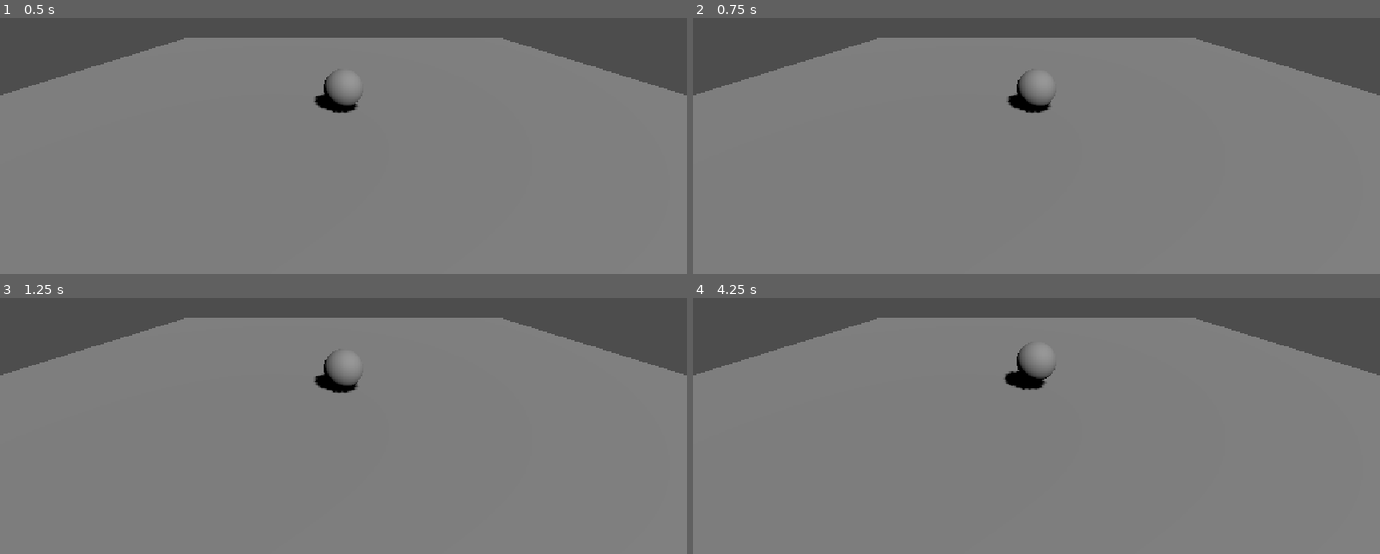
Above: before the commit, frames 1-4 (two rows, left to right).
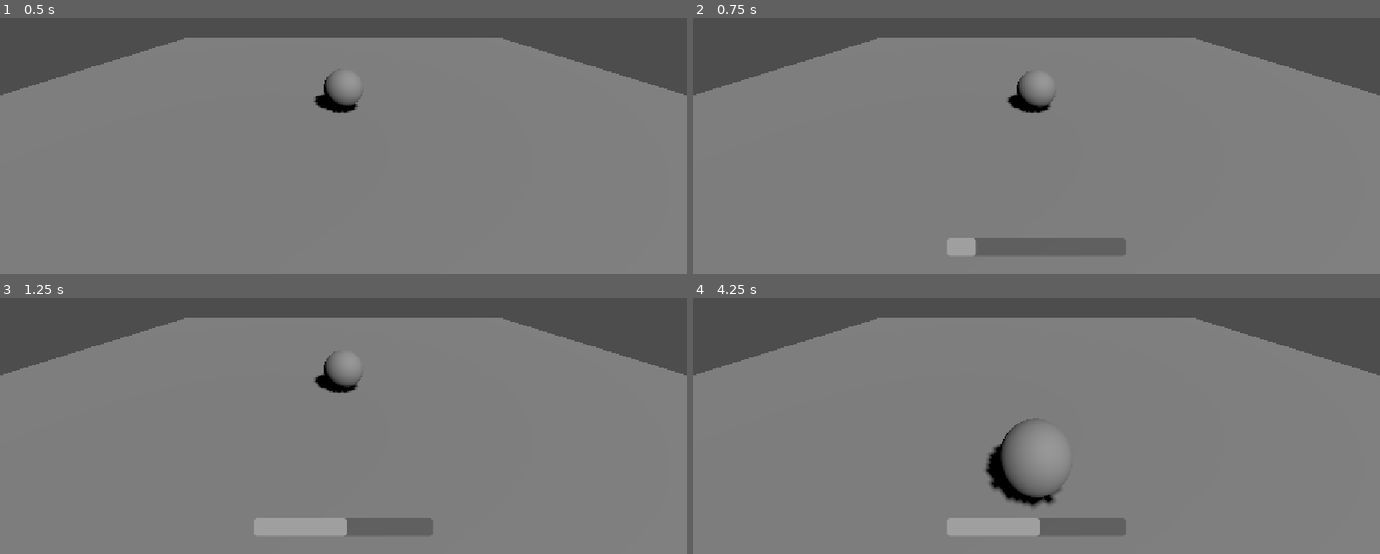
Above: after the commit, the same moments.

Repository: fairuz-anadi/Final-Kick
Game: Godot game, scene res://scenes/main.tscn
Same seed, same stepped clock (60 frames per second), same inputs: the game is played once before the commit and once after it.
Inputs (mouse positions are in pixels of both pictures, inside the frame that each line leads up to):
- Up to frame 1 (0.5 s): no input
- Up to frame 2 (0.75 s): tap Enter at 0.5 s; move the mouse to (1187, 61) at 0.52 s; hold Right (scrub_forward) from 0.53 s (still down); hold Space (kick) from 0.53 s (still down)
- Up to frame 3 (1.25 s): keep holding Right (scrub_forward); keep holding Space (kick); tap R (rewind) at 0.8 s
- Up to frame 4 (4.25 s): move the mouse to (899, 379) at 1.27 s; release Right (scrub_forward) at 1.28 s; release Space (kick) at 1.28 s; hold Left (scrub_back) 1.28-2.03 s; tap R (rewind) at 1.35, 2.3, 2.85, 3.8 s; tap Space (kick) at 1.55, 3.05 s; move the mouse to (outside the picture) at 2.02 s; hold Space (kick) 2.03-2.78 s; hold Right (scrub_forward) 2.03-3.53 s; move the mouse to (1002, 438) at 2.77 s; move the mouse to (1242, 418) at 3.52 s; hold Left (scrub_back) from 3.53 s (still down); hold Space (kick) from 3.53 s (still down)

Frame 1 is identical in both runs. In frame 2, 1.8% of the frame differs, in the area x 37-63%, y 20-93%; in frame 3, 1.8%; in frame 4, 3.6%, in the area x 37-63%, y 18-93%.

Commit message:
gear, vial, grid trigger scripts with greybox testing

Diff:
--- a/project.godot
+++ b/project.godot
@@ -14,6 +14,11 @@
 run/main_scene="res://scenes/main.tscn"
 config/features=PackedStringArray("4.7", "Forward Plus")
 config/icon="res://icon.svg"
+
+[display]
+
+window/stretch/mode="canvas_items"
+window/stretch/aspect="expand"
 
 [input]
 
@@ -38,11 +43,6 @@
 ]
 }
 
-[display]
-
-window/stretch/mode="canvas_items"
-window/stretch/aspect="expand"
-
 [physics]
 
 3d/physics_engine="Jolt Physics"
--- /dev/null
+++ b/scenes/greybox_test_room.tscn
@@ -0,0 +1,166 @@
+[gd_scene load_steps=18 format=3]
+
+[ext_resource type="Script" path="res://scripts/gear.gd" id="1"]
+[ext_resource type="Script" path="res://scripts/vial.gd" id="2"]
+[ext_resource type="Script" path="res://scripts/grid_node.gd" id="3"]
+[ext_resource type="Script" path="res://scripts/ball.gd" id="4"]
+[ext_resource type="Script" path="res://scripts/power_bar.gd" id="5"]
+
+[sub_resource type="StandardMaterial3D" id="StandardMaterial3D_greybox"]
+albedo_color = Color(0.8, 0.8, 0.8, 1)
+
+[sub_resource type="SphereShape3D" id="SphereShape3D_ball"]
+radius = 0.5
+
+[sub_resource type="SphereMesh" id="SphereMesh_ball"]
+radius = 0.5
+height = 1.0
+
+[sub_resource type="PhysicsMaterial" id="PhysicsMaterial_ball"]
+friction = 0.3
+bounce = 0.2
+
+[sub_resource type="BoxShape3D" id="BoxShape3D_floor"]
+size = Vector3(10, 0.2, 10)
+
+[sub_resource type="BoxMesh" id="BoxMesh_floor"]
+size = Vector3(10, 0.2, 10)
+
+[sub_resource type="CylinderShape3D" id="CylinderShape3D_gear"]
+radius = 0.5
+height = 1.0
+
+[sub_resource type="CylinderMesh" id="CylinderMesh_gear"]
+top_radius = 0.5
+bottom_radius = 0.5
+height = 1.0
+
+[sub_resource type="BoxShape3D" id="BoxShape3D_vial"]
+size = Vector3(0.3, 0.5, 0.3)
+
+[sub_resource type="BoxMesh" id="BoxMesh_vial"]
+size = Vector3(0.3, 0.5, 0.3)
+
+[sub_resource type="BoxShape3D" id="BoxShape3D_wire"]
+size = Vector3(1.2, 1.0, 0.05)
+
+[sub_resource type="BoxMesh" id="BoxMesh_wire"]
+size = Vector3(1.2, 1.0, 0.05)
+
+[node name="GreyboxTestRoom" type="Node3D"]
+editor_description = "PLACEHOLDER greybox scene for trigger-logic testing. Every mesh here (gear/vial/wire node) is a plain gray stand-in — none of this is final art, swap freely."
+
+[node name="DirectionalLight3D" type="DirectionalLight3D" parent="."]
+transform = Transform3D(0.8, -0.4, 0.4, 0, 0.7, 0.7, -0.6, -0.6, 0.6, 0, 5, 0)
+shadow_enabled = true
+
+[node name="Camera3D" type="Camera3D" parent="."]
+transform = Transform3D(1, 0, 0, 0, 0.94, 0.34, 0, -0.34, 0.94, 1, 7, 12)
+current = true
+
+[node name="Ball" type="RigidBody3D" parent="."]
+transform = Transform3D(1, 0, 0, 0, 1, 0, 0, 0, 1, -2, 1, 4)
+mass = 0.45
+physics_material_override = SubResource("PhysicsMaterial_ball")
+script = ExtResource("4")
+
+[node name="MeshInstance3D" type="MeshInstance3D" parent="Ball"]
+mesh = SubResource("SphereMesh_ball")
+
+[node name="CollisionShape3D" type="CollisionShape3D" parent="Ball"]
+shape = SubResource("SphereShape3D_ball")
+
+[node name="UI" type="CanvasLayer" parent="."]
+
+[node name="PowerBar" type="ProgressBar" parent="UI"]
+visible = false
+anchors_preset = 8
+anchor_left = 0.5
+anchor_top = 1.0
+anchor_right = 0.5
+anchor_bottom = 1.0
+offset_left = -150.0
+offset_top = -60.0
+offset_right = 150.0
+offset_bottom = -30.0
+grow_horizontal = 2
+grow_vertical = 0
+max_value = 100.0
+show_percentage = false
+script = ExtResource("5")
+
+[node name="Floor" type="StaticBody3D" parent="."]
+editor_description = "PLACEHOLDER floor — plain greybox ground plane."
+
+[node name="MeshInstance3D" type="MeshInstance3D" parent="Floor"]
+mesh = SubResource("BoxMesh_floor")
+surface_material_override/0 = SubResource("StandardMaterial3D_greybox")
+
+[node name="CollisionShape3D" type="CollisionShape3D" parent="Floor"]
+shape = SubResource("BoxShape3D_floor")
+
+[node name="Gear" type="RigidBody3D" parent="."]
+transform = Transform3D(1, 0, 0, 0, 1, 0, 0, 0, 1, -3, 0.6, 0)
+editor_description = "Greybox gear — plain gray cylinder. Interlocked with Gear2 to test spin-chain propagation."
+script = ExtResource("1")
+connected_gears = Array[NodePath]([NodePath("../Gear2")])
+
+[node name="MeshInstance3D" type="MeshInstance3D" parent="Gear"]
+mesh = SubResource("CylinderMesh_gear")
+surface_material_override/0 = SubResource("StandardMaterial3D_greybox")
+
+[node name="CollisionShape3D" type="CollisionShape3D" parent="Gear"]
+shape = SubResource("CylinderShape3D_gear")
+
+[node name="Gear2" type="RigidBody3D" parent="."]
+transform = Transform3D(1, 0, 0, 0, 1, 0, 0, 0, 1, -2, 0.6, 0)
+editor_description = "Greybox gear — plain gray cylinder. Interlocked with Gear to test spin-chain propagation."
+script = ExtResource("1")
+connected_gears = Array[NodePath]([NodePath("../Gear")])
+
+[node name="MeshInstance3D" type="MeshInstance3D" parent="Gear2"]
+mesh = SubResource("CylinderMesh_gear")
+surface_material_override/0 = SubResource("StandardMaterial3D_greybox")
+
+[node name="CollisionShape3D" type="CollisionShape3D" parent="Gear2"]
+shape = SubResource("CylinderShape3D_gear")
+
+[node name="Vial" type="Area3D" parent="."]
+transform = Transform3D(1, 0, 0, 0, 1, 0, 0, 0, 1, 0, 0.35, 0)
+editor_description = "Greybox vial — plain box. Explodes for real (impulse + placeholder flash) when hit hard enough."
+script = ExtResource("2")
+
+[node name="MeshInstance3D" type="MeshInstance3D" parent="Vial"]
+mesh = SubResource("BoxMesh_vial")
+surface_material_override/0 = SubResource("StandardMaterial3D_greybox")
+
+[node name="CollisionShape3D" type="CollisionShape3D" parent="Vial"]
+shape = SubResource("BoxShape3D_vial")
+
+[node name="WireNode" type="Area3D" parent="."]
+transform = Transform3D(1, 0, 0, 0, 1, 0, 0, 0, 1, 3, 0.6, 0)
+editor_description = "Greybox grid node — plain flat panel. Chained to WireNode2 to test surge propagation."
+script = ExtResource("3")
+connected_nodes = Array[NodePath]([NodePath("../WireNode2")])
+
+[node name="MeshInstance3D" type="MeshInstance3D" parent="WireNode"]
+mesh = SubResource("BoxMesh_wire")
+surface_material_override/0 = SubResource("StandardMaterial3D_greybox")
+
+[node name="CollisionShape3D" type="CollisionShape3D" parent="WireNode"]
+shape = SubResource("BoxShape3D_wire")
+
+[node name="WireNode2" type="Area3D" parent="."]
+transform = Transform3D(1, 0, 0, 0, 1, 0, 0, 0, 1, 4.5, 0.6, 0)
+editor_description = "Greybox grid node — plain flat panel. End of the chain: its surge triggers the Vial."
+script = ExtResource("3")
+
+[node name="MeshInstance3D" type="MeshInstance3D" parent="WireNode2"]
+mesh = SubResource("BoxMesh_wire")
+surface_material_override/0 = SubResource("StandardMaterial3D_greybox")
+
+[node name="CollisionShape3D" type="CollisionShape3D" parent="WireNode2"]
+shape = SubResource("BoxShape3D_wire")
+
+[connection signal="spun" from="Gear2" to="WireNode" method="trigger"]
+[connection signal="surged" from="WireNode2" to="Vial" method="trigger"]
--- a/scripts/ball.gd
+++ b/scripts/ball.gd
@@ -1,85 +1,100 @@
 extends RigidBody3D
 
+# --- Kick tuning ---
 @export var min_impulse: float = 4.0
 @export var max_impulse: float = 13.5
 @export var max_charge_time: float = 1.2
 @export var kick_height_ratio: float = 0.4
 
-@export var max_history_frames: int = 600
-@export var mouse_scrub_speed: float = 0.5
-@export var key_scrub_speed: float = 30.0
+# --- Rewind/scrub tuning ---
+@export var max_history_frames: int = 600  # ~10s of history at 60 physics fps
+@export var scrub_speed: float = 30.0      # history frames stepped per second while scrubbing
 
 var charging: bool = false
 var charge_time: float = 0.0
 var charge_ratio: float = 0.0
 
+# Recorded (position, rotation) pairs, oldest first, capped at max_history_frames.
+# This recording/scrub pattern is ball-specific for now but is written to be
+# straightforward to lift into a shared component if other objects need it too.
 var history: Array[Dictionary] = []
+
 var is_scrubbing: bool = false
-var scrub_index: float = 0.0
-var _mouse_scrub_delta: float = 0.0
+var scrub_index: float = 0.0  # float so scrub_speed can advance by fractional frames per tick
 
 @onready var camera: Camera3D = get_viewport().get_camera_3d()
 
+# Debug: confirms these key events are actually reaching Godot at all, since
+# nothing in the scrub system responds if they aren't. Fires once per key-down
+# (not every physics frame) so the console stays readable.
 func _input(event: InputEvent) -> void:
-	if is_scrubbing and event is InputEventMouseMotion and Input.is_action_pressed("rewind"):
-		_mouse_scrub_delta += event.relative.x
+	if event is InputEventKey and event.pressed and not event.echo:
+		if event.physical_keycode == KEY_R:
+			print("DEBUG input: R pressed")
+		elif event.physical_keycode == KEY_LEFT:
+			print("DEBUG input: Left arrow pressed")
+		elif event.physical_keycode == KEY_RIGHT:
+			print("DEBUG input: Right arrow pressed")
 
 func _physics_process(delta: float) -> void:
-	if is_scrubbing or _wants_to_scrub():
-		_update_scrub(delta)
+	# Raw keycodes instead of Input Map actions: the "rewind"/"scrub_*" actions
+	# are registered in InputMap but weren't responding to key presses in-game,
+	# so we read the keys directly — no Input Map entry required either way.
+	if Input.is_key_pressed(KEY_R):
+		_scrub(delta)
 		return
+
+	if is_scrubbing:
+		_exit_scrub()
 
 	_process_kick(delta)
 	_record_frame()
 
-func _wants_to_scrub() -> bool:
-	return not history.is_empty() and (
-		Input.is_action_pressed("rewind")
-		or Input.is_action_pressed("scrub_back")
-		or Input.is_action_pressed("scrub_forward")
-	)
+# --- Recording (always running, even outside scrub mode) ---
 
-func _update_scrub(delta: float) -> void:
+func _record_frame() -> void:
+	history.append({"position": global_position, "rotation": global_transform.basis})
+	if history.size() > max_history_frames:
+		history.pop_front()  # drop the oldest frame once the buffer is full
+
+# --- Scrub mode: held R pauses kicking; Left/Right arrows move through history ---
+
+func _scrub(delta: float) -> void:
+	if history.is_empty():
+		return
+
 	if not is_scrubbing:
-		# Freeze the body so gravity/velocity can't fight the scrubbed transform.
-		is_scrubbing = true
-		scrub_index = history.size() - 1
-		freeze = true
-		linear_velocity = Vector3.ZERO
-		angular_velocity = Vector3.ZERO
+		_enter_scrub()
 
-	if Input.is_action_pressed("scrub_back"):
-		scrub_index -= key_scrub_speed * delta
-	if Input.is_action_pressed("scrub_forward"):
-		scrub_index += key_scrub_speed * delta
-	if Input.is_action_pressed("rewind"):
-		scrub_index += _mouse_scrub_delta * mouse_scrub_speed
-	_mouse_scrub_delta = 0.0
+	if Input.is_key_pressed(KEY_LEFT):
+		scrub_index -= scrub_speed * delta
+	if Input.is_key_pressed(KEY_RIGHT):
+		scrub_index += scrub_speed * delta
+	scrub_index = clamp(scrub_index, 0, history.size() - 1)
 
-	scrub_index = clamp(scrub_index, 0, history.size() - 1)
-	_apply_scrub_frame(int(round(scrub_index)))
-
-	if not _wants_to_scrub():
-		_exit_scrub()
-
-func _apply_scrub_frame(index: int) -> void:
-	var frame: Dictionary = history[index]
+	# Teleport directly to the recorded frame rather than nudging with forces,
+	# so scrubbing looks like true rewind/fast-forward rather than a shove.
+	var frame: Dictionary = history[int(round(scrub_index))]
 	global_transform = Transform3D(frame["rotation"], frame["position"])
 
+func _enter_scrub() -> void:
+	# Freeze physics so gravity/velocity can't fight the teleported transform.
+	is_scrubbing = true
+	scrub_index = history.size() - 1
+	freeze = true
+	linear_velocity = Vector3.ZERO
+	angular_velocity = Vector3.ZERO
+
 func _exit_scrub() -> void:
-	# Resume live sim from the scrubbed frame; drop recorded frames after it
-	# so a later scrub can't replay a future that no longer happened.
+	# Resume live simulation from wherever the scrub was left — that point
+	# becomes the new "present," so any frames recorded after it are now a
+	# future that never happened and get dropped.
 	var index := int(round(scrub_index))
 	history = history.slice(0, index + 1)
 	is_scrubbing = false
 	freeze = false
-	linear_velocity = Vector3.ZERO
-	angular_velocity = Vector3.ZERO
 
-func _record_frame() -> void:
-	history.append({"position": global_position, "rotation": global_transform.basis})
-	if history.size() > max_history_frames:
-		history.pop_front()
+# --- Kick (paused entirely while scrub mode is active) ---
 
 func _process_kick(delta: float) -> void:
 	if Input.is_action_just_pressed("kick"):
--- /dev/null
+++ b/scripts/gear.gd
@@ -0,0 +1,78 @@
+extends RigidBody3D
+class_name Gear
+## Reusable "interlocking gear" component. Attach to any gear-shaped mesh
+## (with its own CollisionShape3D) to make it spin from physical impacts and
+## pass that spin along to gears wired up in `connected_gears`.
+##
+## The gear stays fixed in place — frozen + kinematic — so it never falls or
+## gets pushed around; the only thing that ever changes is its own rotation.
+##
+## Emits `spun` whenever momentum is added (direct hit or via a connected
+## gear), so something downstream (e.g. a GridNode) can react without this
+## script needing to know what that is — connect the signal in the scene.
+
+signal spun(source: Node3D)
+
+@export var spin_axis: Vector3 = Vector3.UP  # local axis this gear spins around
+@export var moment_of_inertia: float = 0.5   # resistance to spin-up; higher = harder to start spinning
+@export var spin_damping: float = 0.6        # spin bleeds off at this rate (per second) so it settles
+@export var min_impact_impulse: float = 0.5  # impacts weaker than this are ignored (filters resting-contact noise)
+@export var external_trigger_spin: float = 3.0  # angular impulse used by trigger(), for non-physical activation
+
+# Other Gear nodes physically meshed with this one. On any impact (direct or
+# received), each connected gear gets driven the opposite way — like real teeth.
+@export var connected_gears: Array[NodePath] = []
+
+var _spin: float = 0.0  # current signed angular speed (rad/sec) around spin_axis
+
+func _ready() -> void:
+	freeze = true
+	freeze_mode = RigidBody3D.FREEZE_MODE_KINEMATIC
+	contact_monitor = true
+	max_contacts_reported = 8
+
+func _integrate_forces(state: PhysicsDirectBodyState3D) -> void:
+	for i in state.get_contact_count():
+		var impulse: Vector3 = state.get_contact_impulse(i)
+		if impulse.length() < min_impact_impulse:
+			continue
+		var contact_offset: Vector3 = state.get_contact_local_position(i) - global_position
+		_apply_impact(contact_offset, impulse)
+
+func _physics_process(delta: float) -> void:
+	if absf(_spin) > 0.001:
+		rotate(spin_axis.normalized(), _spin * delta)
+	_spin = lerp(_spin, 0.0, clamp(spin_damping * delta, 0.0, 1.0))
+
+func _apply_impact(contact_offset: Vector3, impulse: Vector3) -> void:
+	# Torque = r x J; only the component along our own spin axis matters, so
+	# where you hit the gear (not just how hard) determines spin direction.
+	var torque: Vector3 = contact_offset.cross(impulse)
+	var angular_impulse: float = torque.dot(spin_axis.normalized())
+	if absf(angular_impulse) < 0.001:
+		return
+	_receive_spin(angular_impulse, [self])
+
+func receive_meshed_spin(angular_impulse: float, visited: Array) -> void:
+	_receive_spin(angular_impulse, visited)
+
+func apply_external_spin(angular_impulse: float) -> void:
+	_receive_spin(angular_impulse, [self])
+
+# Generic hook so other trigger types (e.g. a GridNode's `surged` signal) can
+# spin this gear without a physical impact — matches the same trigger(source)
+# shape as GridNode/Vial so any of the three can be wired interchangeably.
+func trigger(_source: Node3D = null) -> void:
+	apply_external_spin(external_trigger_spin)
+
+func _receive_spin(angular_impulse: float, visited: Array) -> void:
+	_spin += angular_impulse / moment_of_inertia
+	spun.emit(self)
+	for path in connected_gears:
+		var neighbor: Node = get_node_or_null(path)
+		if neighbor == null or not (neighbor is Gear) or neighbor in visited:
+			continue
+		visited.append(neighbor)
+		# visited (not just "who sent this") guards against infinite loops if
+		# gears are ever wired into a closed ring rather than a simple chain.
+		(neighbor as Gear).receive_meshed_spin(-angular_impulse, visited)
--- /dev/null
+++ b/scripts/grid_node.gd
@@ -0,0 +1,77 @@
+extends Area3D
+class_name GridNode
+## Reusable "electric grid/wire" trigger node. Attach to any wire/grid-shaped
+## mesh with its own CollisionShape3D. Contact (or an external trigger() call)
+## makes it flash briefly and sends a surge along `connected_nodes` — other
+## GridNodes chained the same way gears mesh together (see gear.gd).
+##
+## To make something *different* react (a Vial exploding, a Gear spinning),
+## don't hardcode that here — connect this node's `surged` signal to whatever
+## public method that object exposes (e.g. Vial.detonate, Gear.apply_external_spin).
+## That keeps this script from needing to know about any other object type.
+
+signal surged(source: Node3D)
+
+@export var connected_nodes: Array[NodePath] = []
+@export var flash_color: Color = Color(1.0, 0.95, 0.4)  # bright "electric" flash
+@export var flash_duration: float = 0.2
+@export var retrigger_cooldown: float = 0.5  # ignore new contacts for this long after firing
+
+var _base_material: StandardMaterial3D
+var _cooldown_remaining: float = 0.0
+
+func _ready() -> void:
+	body_entered.connect(_on_body_entered)
+
+	# Duplicate whatever material this node's mesh is using so flashing it
+	# doesn't also flash every other greybox object sharing that resource.
+	var mesh_instance := _find_mesh_instance()
+	if mesh_instance:
+		var mat := mesh_instance.get_active_material(0)
+		_base_material = (mat.duplicate() if mat else StandardMaterial3D.new()) as StandardMaterial3D
+		mesh_instance.material_override = _base_material
+
+func _process(delta: float) -> void:
+	if _cooldown_remaining > 0.0:
+		_cooldown_remaining -= delta
+
+func _find_mesh_instance() -> MeshInstance3D:
+	for child in get_children():
+		if child is MeshInstance3D:
+			return child
+	return null
+
+func _on_body_entered(body: Node3D) -> void:
+	trigger(body)
+
+# Public entry point: contact fires this automatically, but anything else
+# (a script, another trigger type) can call it directly too.
+func trigger(source: Node3D = null) -> void:
+	if _cooldown_remaining > 0.0:
+		return
+	_fire(source if source else self, [self])
+
+# Called by an upstream GridNode passing the surge along the chain.
+func receive_surge(source: Node3D, visited: Array) -> void:
+	if _cooldown_remaining > 0.0:
+		return
+	_fire(source, visited)
+
+func _fire(source: Node3D, visited: Array) -> void:
+	_cooldown_remaining = retrigger_cooldown
+	_flash()
+	surged.emit(source)
+	for path in connected_nodes:
+		var neighbor: Node = get_node_or_null(path)
+		if neighbor == null or neighbor in visited or not neighbor.has_method("receive_surge"):
+			continue
+		visited.append(neighbor)
+		neighbor.receive_surge(source, visited)
+
+func _flash() -> void:
+	if _base_material == null:
+		return
+	var original := _base_material.albedo_color
+	_base_material.albedo_color = flash_color
+	var tween := create_tween()
+	tween.tween_property(_base_material, "albedo_color", original, flash_duration)
--- /dev/null
+++ b/scripts/vial.gd
@@ -0,0 +1,88 @@
+extends Area3D
+class_name Vial
+## Reusable "explosive vial" component. Attach to any vial-shaped mesh with
+## its own CollisionShape3D. Stays an Area3D (a trigger volume, not a solid
+## body) so nothing gets stuck bouncing off it before it goes off.
+
+@export var force_threshold: float = 5.0    # min impact strength (mass * speed) needed to trigger
+@export var explosion_radius: float = 3.0   # rigid bodies within this radius feel the blast
+@export var explosion_impulse: float = 8.0  # impulse strength at the center; falls off linearly with distance
+
+var _exploded: bool = false
+
+func _ready() -> void:
+	body_entered.connect(_on_body_entered)
+
+func _on_body_entered(body: Node3D) -> void:
+	if _exploded or not (body is RigidBody3D):
+		return
+	var impact_strength: float = body.linear_velocity.length() * body.mass
+	if impact_strength >= force_threshold:
+		_explode()
+
+# Public hook so other trigger types (e.g. a GridNode's `surged` signal) can
+# set this off without needing a physical impact at all.
+func detonate() -> void:
+	if not _exploded:
+		_explode()
+
+# Generic alias matching the same trigger(source) shape as GridNode/Gear, so
+# any of the three can be wired interchangeably without special-casing types.
+func trigger(_source: Node3D = null) -> void:
+	detonate()
+
+func _explode() -> void:
+	_exploded = true
+	_apply_explosion_impulse()
+	_spawn_placeholder_flash()
+	# One-shot: hide/disable immediately so a lingering body can't retrigger
+	# it, then free once the flash (parented to the scene, not the vial) is done.
+	monitoring = false
+	visible = false
+	queue_free()
+
+func _apply_explosion_impulse() -> void:
+	var space_state := get_world_3d().direct_space_state
+	var query := PhysicsShapeQueryParameters3D.new()
+	var shape := SphereShape3D.new()
+	shape.radius = explosion_radius
+	query.shape = shape
+	query.transform = Transform3D(Basis(), global_position)
+	query.collide_with_bodies = true
+	query.collide_with_areas = false
+
+	for result in space_state.intersect_shape(query, 32):
+		var collider = result["collider"]
+		if not (collider is RigidBody3D):
+			continue
+		var offset: Vector3 = collider.global_position - global_position
+		var distance: float = offset.length()
+		if distance < 0.001:
+			continue
+		var falloff: float = clamp(1.0 - (distance / explosion_radius), 0.0, 1.0)
+		collider.apply_central_impulse(offset.normalized() * explosion_impulse * falloff)
+
+func _spawn_placeholder_flash() -> void:
+	# PLACEHOLDER visual effect: a plain white sphere that scales up and
+	# fades out. Swap for real particles/VFX later — this only exists so the
+	# explosion is visible at all.
+	var flash := MeshInstance3D.new()
+	var sphere := SphereMesh.new()
+	sphere.radius = 0.3
+	sphere.height = 0.6
+	flash.mesh = sphere
+
+	var mat := StandardMaterial3D.new()
+	mat.albedo_color = Color(1, 1, 1, 1)
+	mat.transparency = BaseMaterial3D.TRANSPARENCY_ALPHA
+	mat.shading_mode = BaseMaterial3D.SHADING_MODE_UNSHADED
+	flash.material_override = mat
+
+	get_tree().current_scene.add_child(flash)
+	flash.global_position = global_position
+
+	var duration := 0.25
+	var tween := flash.create_tween()
+	tween.tween_property(flash, "scale", Vector3.ONE * (explosion_radius / 0.3), duration)
+	tween.parallel().tween_property(mat, "albedo_color:a", 0.0, duration)
+	tween.tween_callback(flash.queue_free)
